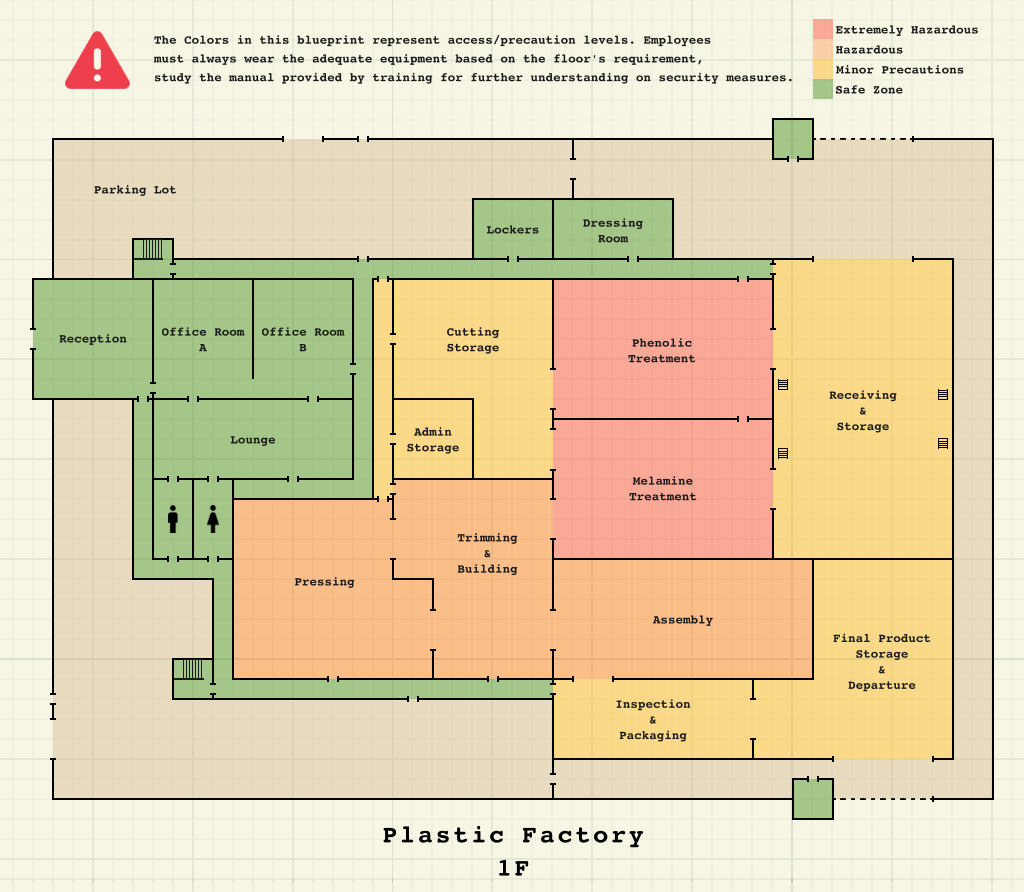
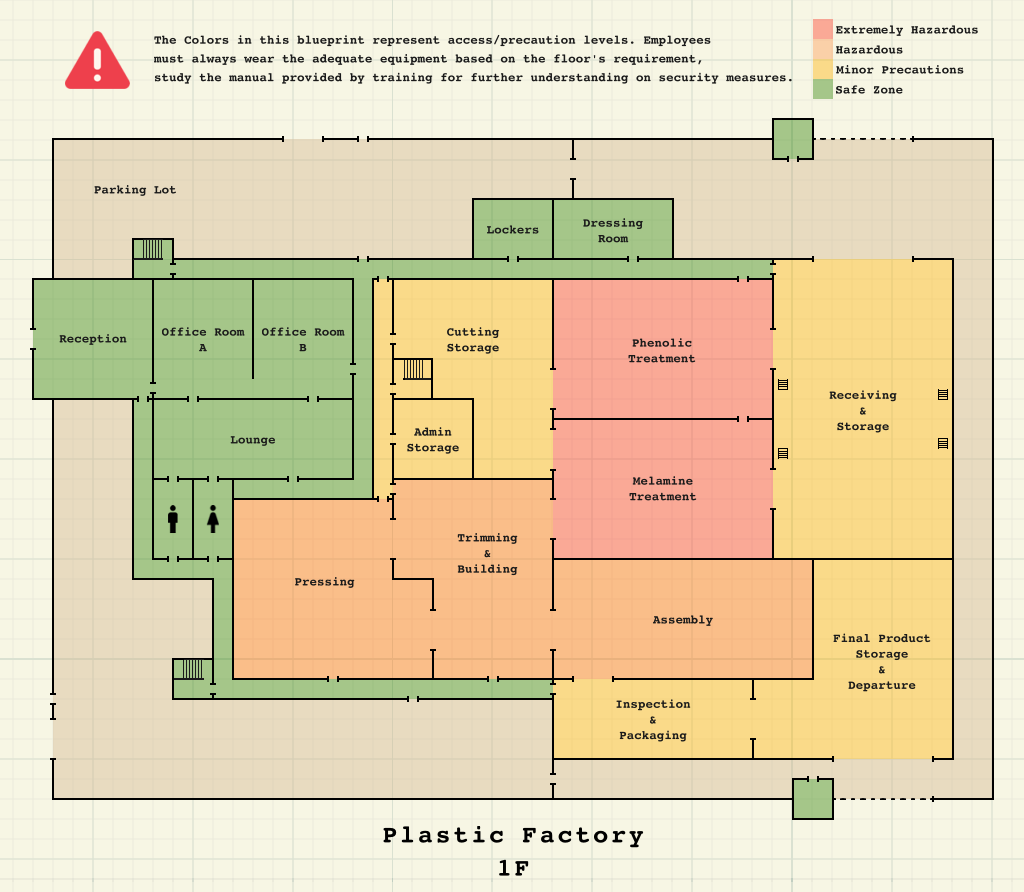
The second 1024x892 image is a revision of the first. Changes to its layers:
painted on "higher structure Merged" over [left=390, top=358, right=433, bottom=398]
painted on "Paint Layer 1 Merged" over [left=390, top=358, right=433, bottom=398]
painted on "Paint Layer 3 (pasted) Merged" over [left=390, top=358, right=433, bottom=398]
painted on "Background" (2nd of 2) over [left=390, top=358, right=433, bottom=398]
